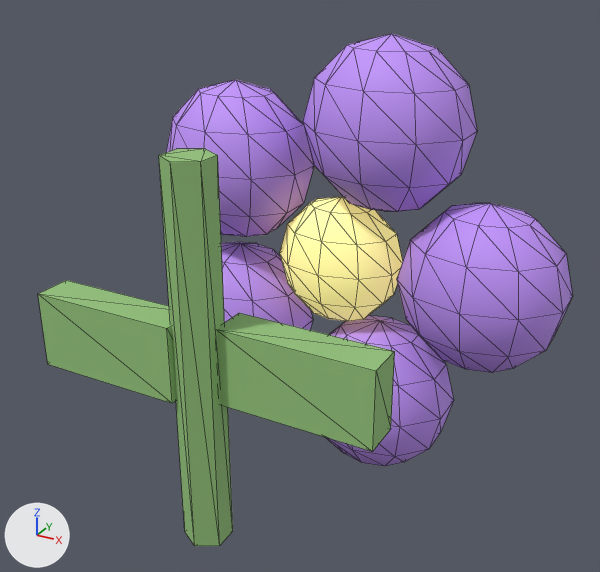
Two versions of the glTF model assets/procedural/pretty/flower_2.glb, one commit apart.
The view is the same before and after, from a 50 mm camera at (0.331, -0.612, 0.542) aimed at (-0.006, 0.002, 0.235). Every picture has the same lights, and +X, +Y and +Z are marked at lower left. The picture after the commit comes second. Mesh edges are drawn as thin lines. Vertices at exactly the same position are counted once.

In view in the first picture: 'flower_2_root'.
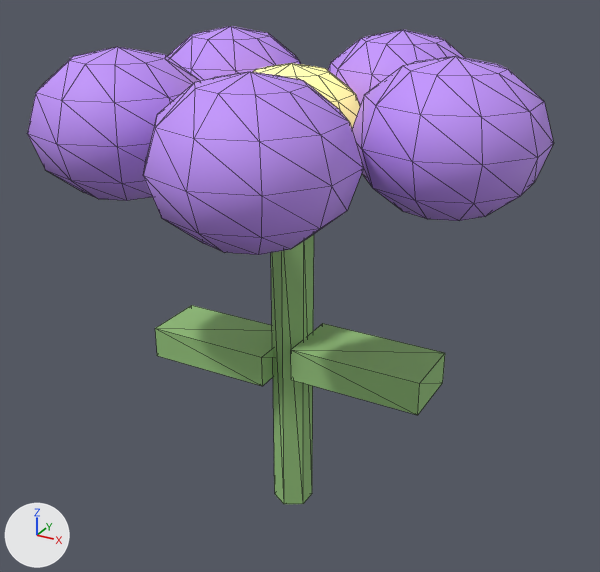
What differs and where, as boxes [x1, y1, x2, y2] in the pictures (600 x 572 px; the box of a moved part takes in the faces that stretch with it):
'flower_2_root', reshaped (7% shorter)
    before: [38, 34, 573, 546]
    after: [27, 26, 554, 504]
part 1 of me_flower_2_mesh, moved or reshaped
    before: [159, 149, 233, 546]
    after: [271, 234, 314, 504]
part 2 of me_flower_2_mesh, moved or reshaped
    before: [38, 280, 176, 403]
    after: [155, 305, 274, 386]
part 3 of me_flower_2_mesh, moved or reshaped
    before: [217, 313, 395, 452]
    after: [291, 323, 445, 415]
part 4 of me_flower_2_mesh, moved or reshaped
    before: [397, 203, 573, 373]
    after: [352, 56, 554, 221]
part 5 of me_flower_2_mesh, moved or reshaped
    before: [303, 34, 477, 212]
    after: [328, 30, 465, 105]
part 6 of me_flower_2_mesh, moved or reshaped
    before: [166, 80, 314, 237]
    after: [167, 26, 301, 81]
part 7 of me_flower_2_mesh, moved or reshaped
    before: [221, 241, 313, 330]
    after: [27, 47, 200, 201]
part 8 of me_flower_2_mesh, moved or reshaped
    before: [325, 315, 454, 466]
    after: [143, 72, 364, 255]
part 9 of me_flower_2_mesh, moved or reshaped
    before: [280, 197, 403, 321]
    after: [253, 63, 360, 129]

The change in detail:
me_flower_2_mesh is used by ob_flower_2_root; location (0.0, 0.0, 0.0).
me_flower_2_mesh had 340 vertices, 644 faces and spanned x -0.214..0.214, y -0.168..0.168, z 0.0..0.45.
me_flower_2_mesh now has 340 vertices, 644 faces and spans x -0.2..0.2, y -0.21..0.21, z 0.0..0.45.
me_flower_2_mesh part 1: the loose piece of 12 vertices spanning x -0.032..0.004, y -0.168..-0.127, z 0.059..0.391 is scaled about its middle by 0.935, then moved by (0.001, 0.147, -0.07).
me_flower_2_mesh part 2: the loose piece of 8 vertices spanning x -0.164..-0.031, y -0.164..-0.131, z 0.192..0.258 is scaled about its middle by (0.935, 1.87, 0.468), then moved by (0.006, 0.147, -0.07).
me_flower_2_mesh part 3: the loose piece of 8 vertices spanning x 0.002..0.135, y -0.147..-0.114, z 0.192..0.258 is scaled about its middle by (0.935, 1.87, 0.468), then moved by (-0.004, 0.131, -0.054).
me_flower_2_mesh part 4: the loose piece of 52 vertices spanning x 0.056..0.214, y 0.035..0.168, z 0.142..0.308 is scaled about its middle by (0.935, 1.17, 0.748), then moved by (-0.009, -0.102, 0.163).
me_flower_2_mesh part 5: the loose piece of 52 vertices spanning x -0.047..0.111, y 0.035..0.168, z 0.284..0.45 is scaled about its middle by (0.935, 1.17, 0.748), then moved by (-0.002, 0.031, 0.021).
me_flower_2_mesh part 6: the loose piece of 52 vertices spanning x -0.214..-0.056, y 0.035..0.168, z 0.23..0.396 is scaled about its middle by (0.935, 1.17, 0.748), then moved by (0.009, -0.02, 0.075).
me_flower_2_mesh part 7: the loose piece of 52 vertices spanning x -0.214..-0.056, y 0.035..0.168, z 0.054..0.22 is scaled about its middle by (0.935, 1.17, 0.748), then moved by (0.009, -0.184, 0.251).
me_flower_2_mesh part 8: the loose piece of 52 vertices spanning x -0.047..0.111, y 0.035..0.168, z 0.0..0.166 is scaled about its middle by (0.935, 1.17, 0.748), then moved by (-0.002, -0.234, 0.305).
me_flower_2_mesh part 9: the loose piece of 52 vertices spanning x -0.077..0.049, y 0.052..0.151, z 0.159..0.291 is scaled about its middle by (0.935, 1.25, 0.701), then moved by (0.001, -0.102, 0.163).
